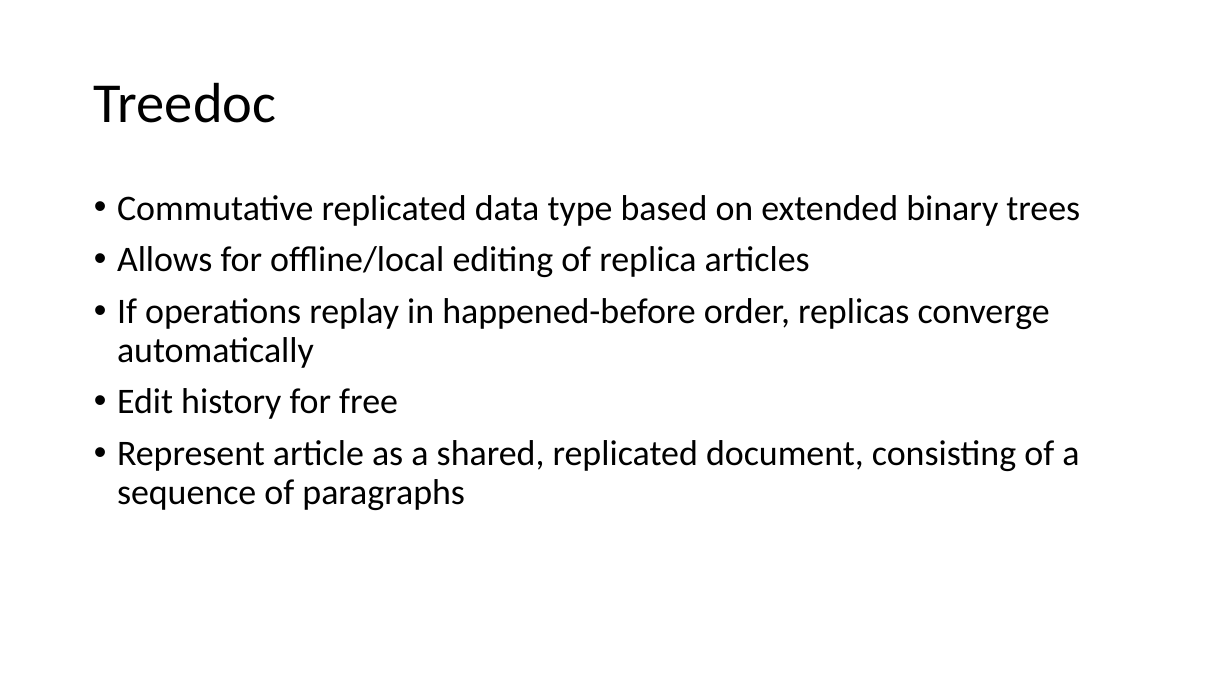
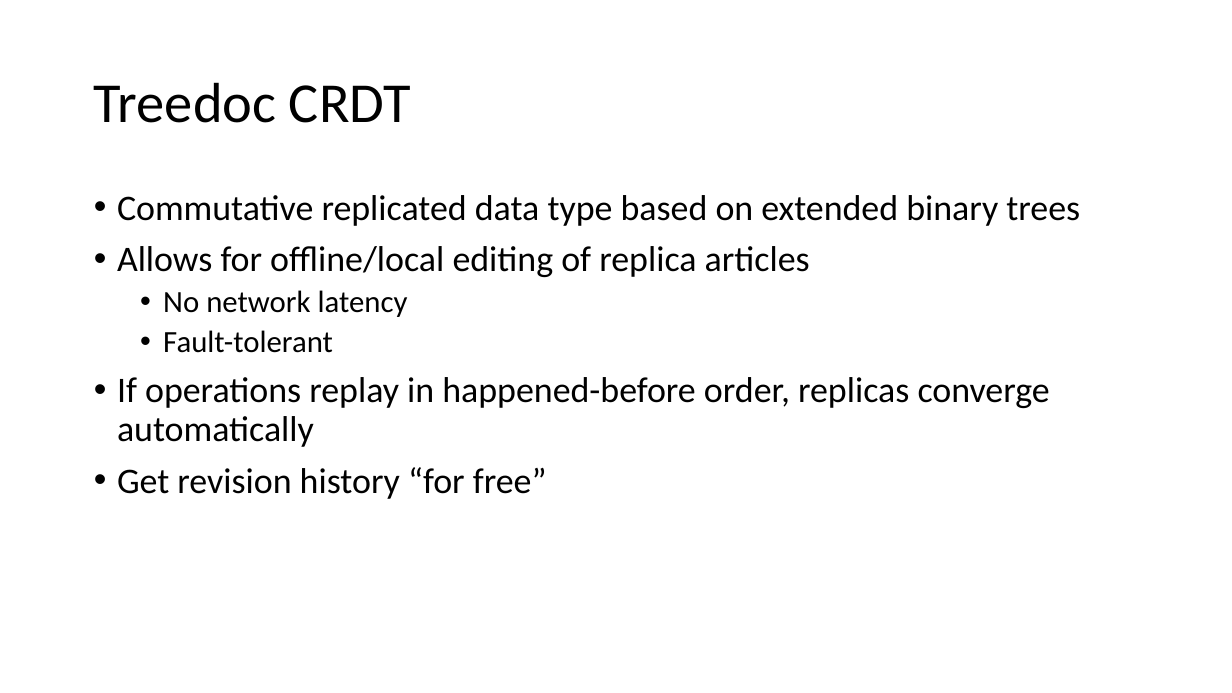
Before and after one commit to nickbradley/538b-project, a slide deck: slide 7 of p2pwiki.pptx (slide 4 before the commit). Drawn at 1232x693 pixels with LibreOffice and Linux fonts; fonts in the diff are those of the drawing. Boxes give left, top, right and bottom in pixels: in the first picture for what was removed or moved away, otherwise in the second. Text is boxed around its words. In the diff, an @@ line names an element or a change of style, - is before the commit and + after.

```diff
--- a/p2pwiki.pptx
+++ b/p2pwiki.pptx
@@ title at (94,82,411,123): text changed @@
-Treedoc
+Treedoc CRDT
@@ text at (163,290,408,353): paragraphs added @@
+  • No network latency
+  • Fault-tolerant
@@ text at (117,467,547,499): text changed @@
-• Edit history for free
-• Represent article as a shared, replicated document, consisting of a sequence of paragraphs
+• Get revision history “for free”
```
Also in this commit, not shown: 4 other slides changed, 7 slides added, 4 slides removed, 10 other files.
